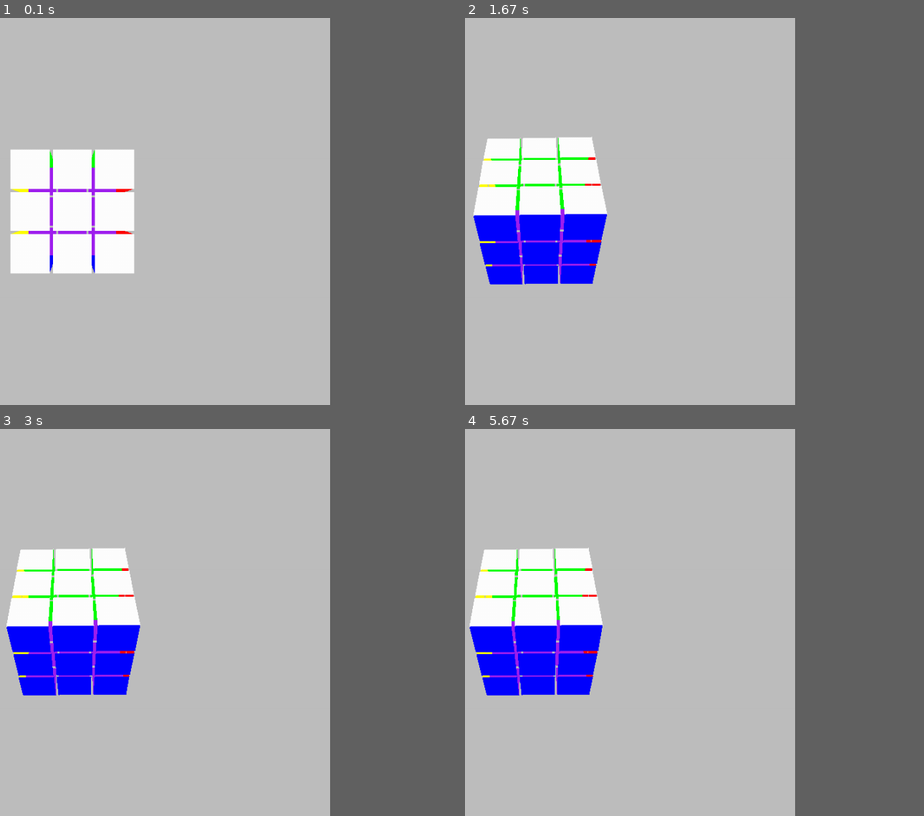
Above: before the commit, frames 1-4 (two rows, left to right).
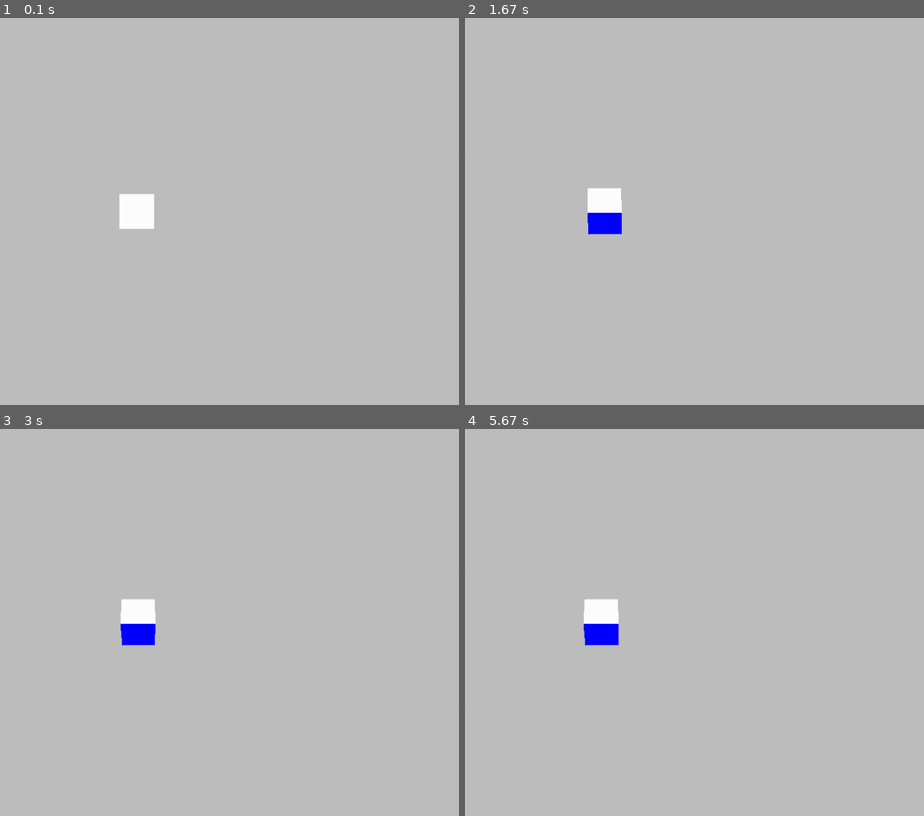
Above: after the commit, the same moments.

Repository: wordminer/rubix_3d_pygame
Game: pygame game, started from src/main.py
Same seed, same stepped clock (60 frames per second), same inputs: the game is played once before the commit and once after it.
Inputs (mouse positions are in pixels of both pictures, inside the frame that each line leads up to):
- Up to frame 1 (0.1 s): no input
- Up to frame 2 (1.67 s): press the mouse at (575, 226) at 0.37 s; move the mouse to (694, 215) at 0.47 s; release the mouse at (809, 199) at 0.6 s; hold D 0.67-1.13 s; move the mouse to (602, 234) at 0.7 s; hold D 1.17-1.63 s
- Up to frame 3 (3 s): hold A 1.67-2.2 s; hold A 2.23-2.63 s; hold D from 2.67 s (still down)
- Up to frame 4 (5.67 s): release D at 3.3 s; hold A 3.33-3.8 s; hold D 3.83-4.3 s; hold D 4.33-4.8 s; hold A 4.83-5.37 s; hold A from 5.4 s (still down)
In our replay, the window is 720x540 before the commit and 900x540 after it. These sizes can differ from the game's own. Grey fills any space a smaller window leaves; there, only what the larger window draws over its background counts as a difference.

The runs differ from the first frame. In frame 1, 8.8% of the frame differs, in the area x 2-34%, y 33-67%; in frame 2, 9.8%; in frame 3, 9.8%; in frame 4, 9.8%, in the area x 0-34%, y 30-69%.

Commit message:
update face present

Diff:
--- a/src/Rubix_ctr/Rubix.py
+++ b/src/Rubix_ctr/Rubix.py
@@ -21,10 +21,23 @@
         self.block_point_pos = []
         self.face_appear = []
         self.Color_face = []
+        self.Point_corner_pos = []
+        self.Face_represent = [[] for k in range(6)]
+        print(self.Face_represent)
 
         self.Axis_rotate_cube = handle_axis([0,0,0], [1,0,0], [0,1,0], [0,0,1])
         self.Axis_rotate_blocks = handle_axis([0,0,0], [1,0,0], [0,1,0], [0,0,1])
 
+    def create_face_represent(self):
+        self.Point_corner_pos = [
+            [x_pos * ((self.block_side) * self.block_x /2  + self.block_distance * (self.block_x /2 - 1)  ),
+             y_pos * ((self.block_side) * self.block_y /2  + self.block_distance * (self.block_y /2 - 1)  ),
+             z_pos * ((self.block_side) * self.block_z /2  + self.block_distance * (self.block_z /2 - 1)  )]
+             for x_pos in [-1,1]
+             for y_pos in [-1,1]
+             for z_pos in [-1,1]
+        ]
+        #print(self.Point_corner_pos)
 
     def create_cube(self):
         #Center = [0,0,0]
@@ -33,10 +46,9 @@
 
         self.block = [
             [ [Start_point[k] + (self.block_side + self.block_distance) * Pos for k, Pos in enumerate([x,y,z])], [], [x,y,z] ]
-
             for x in range(self.block_x)
-                for y in range(self.block_y)
-                     for z in range(self.block_z)
+            for y in range(self.block_y)
+            for z in range(self.block_z)
         ]
 
         # start to put coord in to each block
@@ -45,25 +57,30 @@
             self.block[k][1] +=  [
                 [self.block[k][0][i] + self.block_side/2 * vec for i,vec in enumerate([vec_x, vec_y, vec_z])]
                 for vec_x in [-1,1]
-                    for vec_y in [-1,1]
-                        for vec_z in [-1,1]
+                for vec_y in [-1,1]
+                for vec_z in [-1,1]
             ]
 
         # for k in self.block:
         #     for face in k[1]:
         #         print(face)
 
-    def set_color(self):
+    def set_color(self, Color_blank):
+        """Color_blank = None / "WHITE" / "#f000" / (0,0,0)"""
         Del_block = []
 
         for k,block_pos in enumerate(self.block):
             #set face distance using midle point of square
             Color = []
-            for face_stt in const.FACE_POS:
+            for face_key,face_stt in enumerate(const.FACE_POS):
                 Mid_pos = Midle_3D_line(block_pos[1][face_stt[1]], block_pos[1][face_stt[3]])
-                Color.append(color_set.Get_color(Mid_pos, (self.block_x, self.block_y, self.block_z),
+                face_color, Axis_face_key = color_set.Get_color(Mid_pos, (self.block_x, self.block_y, self.block_z),
                                                             self.block_side,
-                                                            self.block_distance))
+                                                            self.block_distance, Color_blank)
+                Color.append(face_color)
+
+                if Axis_face_key != None:
+                    self.Face_represent[Axis_face_key].append([k - len(Del_block), face_key])
 
             if all(color_face == None for color_face in Color):
                 Del_block.append(k)
@@ -76,6 +93,7 @@
             for k in range(len(Del_block)):
                 Del_block[k] -= 1
 
+        print(self.Face_represent)
 
     def set_distance_argument(self, Camera_pos : tuple[float, float, float]):
         self.Block_appear = []
@@ -120,7 +138,7 @@
             Window.draw_point(Point_argument[0], self.convert_point_show(self.block[block_stt[1]][0],
                                                      Window.width, Window.hight,
                                                      Camera_pos,
-                                                     Scale)  ,
+                                                     Scale),
                               Point_argument[1])
 
             for face_point in point_pos:
--- a/src/Rubix_ctr/color_set.py
+++ b/src/Rubix_ctr/color_set.py
@@ -1,13 +1,15 @@
 import const
 
-def Get_color(point_pos : tuple[float, float, float], Block_numberess : tuple[float, float, float], block_side, block_dis):
+def Get_color(point_pos : tuple[float, float, float], Block_numberess : tuple[float, float, float], block_side, block_dis, Color_blank):
     """
     Block_numberess = [block_x, block_y, block_z]
+    Color_blank = None / "WHITE" / "#f000" / (0,0,0)
     """
     for k in range(3):
         distance = (block_side * Block_numberess[k] + block_dis * (Block_numberess[k] - 1))/2
         if point_pos[k] == distance:
-            return const.FACE_COLOR[k][0]
+            return const.FACE_COLOR[k][0],k
         elif point_pos[k] == -distance:
-            return const.FACE_COLOR[k][1]
-    return None
+            return const.FACE_COLOR[k][1],k + 3
+
+    return Color_blank,None
--- a/src/Rubix_ctr/touching_check.py
+++ b/src/Rubix_ctr/touching_check.py
@@ -1,6 +1,9 @@
 from Rubix_ctr.Rubix import Rubix_cube
 from argorithm.touch_polygon import point_in_polygon
-from argorithm.midle_line import Midle_3D_line
+from argorithm.midle_line import Midle_2D_line
+
+import const
+import argorithm.convert_point as convert
 
 def check_touch_rubix(Cube : Rubix_cube, mouse_pos : tuple[float, float]):
     pass
--- a/src/Window/ctr_mouse.py
+++ b/src/Window/ctr_mouse.py
@@ -1,20 +1,26 @@
 from pygame import mouse
-from argorithm import touch_polygon
 from Rubix_ctr.Rubix import Rubix_cube
-
-def checking_touch(Cube : Rubix_cube):
-    pass
+from Rubix_ctr.touching_check import check_touch_rubix
 
 class Handle_mouse():
     mouse_pressed = (0,0)
     mouse_current = (0,0)
     Is_move_cube = False
+    Is_move_block = False
+    Is_find_rotate_vector = False
 
-    def checking_mouse(self):
+    Angle_rotated = 0
+    Rotate_axis_key = 0
+
+    def checking_mouse(self, Cube : Rubix_cube, Scale : tuple[int, int]):
         mouse_click = mouse.get_pressed(3)
         if mouse_click[0]:
-            self.Is_move_cube = True
-            self.mouse_pressed = mouse.get_pos()
+            if check_touch_rubix(Cube, mouse_click):
+                self.Is_move_block = True
+                self.Is_find_rotate_vector = True
+            else:
+                self.Is_move_cube = True
+                self.mouse_pressed = mouse.get_pos()
         else:
             self.Is_move_cube = False
 
--- a/src/argorithm/convert_point.py
+++ b/src/argorithm/convert_point.py
@@ -8,7 +8,7 @@
 
     return ((x - Camera[0]),(y - Camera[1]))
 
-def convert_screen_point(dis_width, dis_hight, point_real : tuple[float, float, float], scale_x, scale_y):
+def convert_screen_point(dis_width, dis_hight, point_real : tuple[float, float], scale_x, scale_y):
     point_scale = (point_real[0] * scale_x, point_real[1] * scale_y)
     point_screen = (point_scale[0] + dis_width/2, point_scale[1] + dis_hight/2)
 
--- a/src/argorithm/midle_line.py
+++ b/src/argorithm/midle_line.py
@@ -4,3 +4,9 @@
         (point_1[k] + point_2[k])/2
         for k in range(3)]
     return Midle_point
+
+def Midle_2D_line(point_1 : tuple[float, float], point_2 : tuple[float, float]):
+    Midle_point = [
+        (point_1[k] + point_2[k])/2
+        for k in range(2)]
+    return Midle_point
--- a/src/const.py
+++ b/src/const.py
@@ -1,4 +1,4 @@
-WIN_WIDTH = 800
+WIN_WIDTH = 1000
 WIN_HIGHT = 600
 
 CAMERA_COORD = (0,0,100)
@@ -12,6 +12,8 @@
     (2,6,4,0)
 )
 
+FACE_DIRECTION_AXIS = [3,0,1,4,2,5]
+
 FACE_COLOR = [
     ["RED", "YELLOW"],
     ["BLUE", "GREEN"],
--- a/src/main.py
+++ b/src/main.py
@@ -7,11 +7,12 @@
 import const
 
 game_dis = WINDOW(const.WIN_WIDTH, const.WIN_HIGHT)
-Cube = Rubix.Rubix_cube(3,3,3,1,0.1)
+Cube = Rubix.Rubix_cube(1,1,1,1,0)
 Mouse = Handle_mouse()
 
 Cube.create_cube()
-Cube.set_color()
+Cube.create_face_represent()
+Cube.set_color("#606060")
 
 x = 0
 
@@ -30,7 +31,7 @@
     event = game_dis.control_event()
 
     mouse_pos_change = Mouse.Move_cube()
-    Mouse.checking_mouse()
+    Mouse.checking_mouse(Cube, [1,1])
 
 
     Cube.set_distance_argument(const.CAMERA_COORD)
